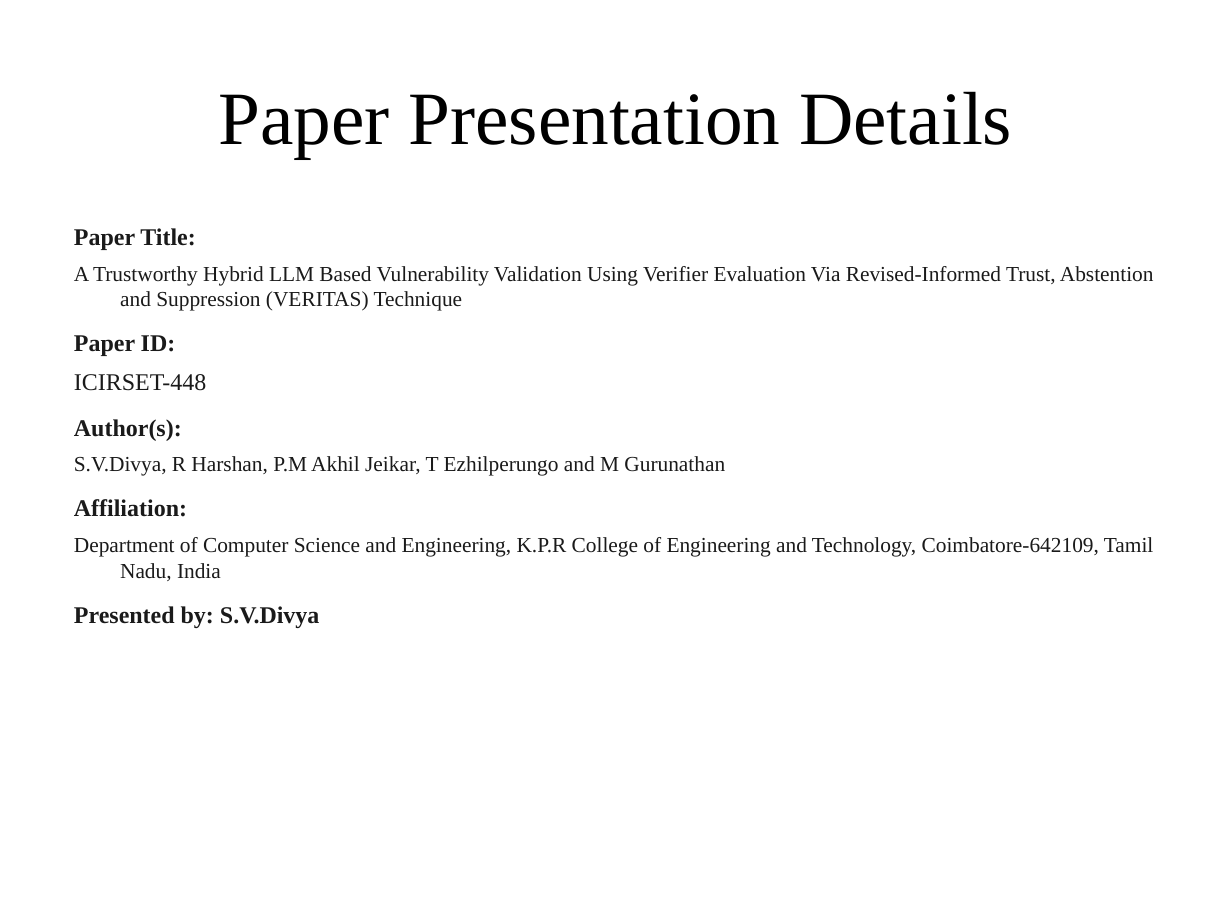
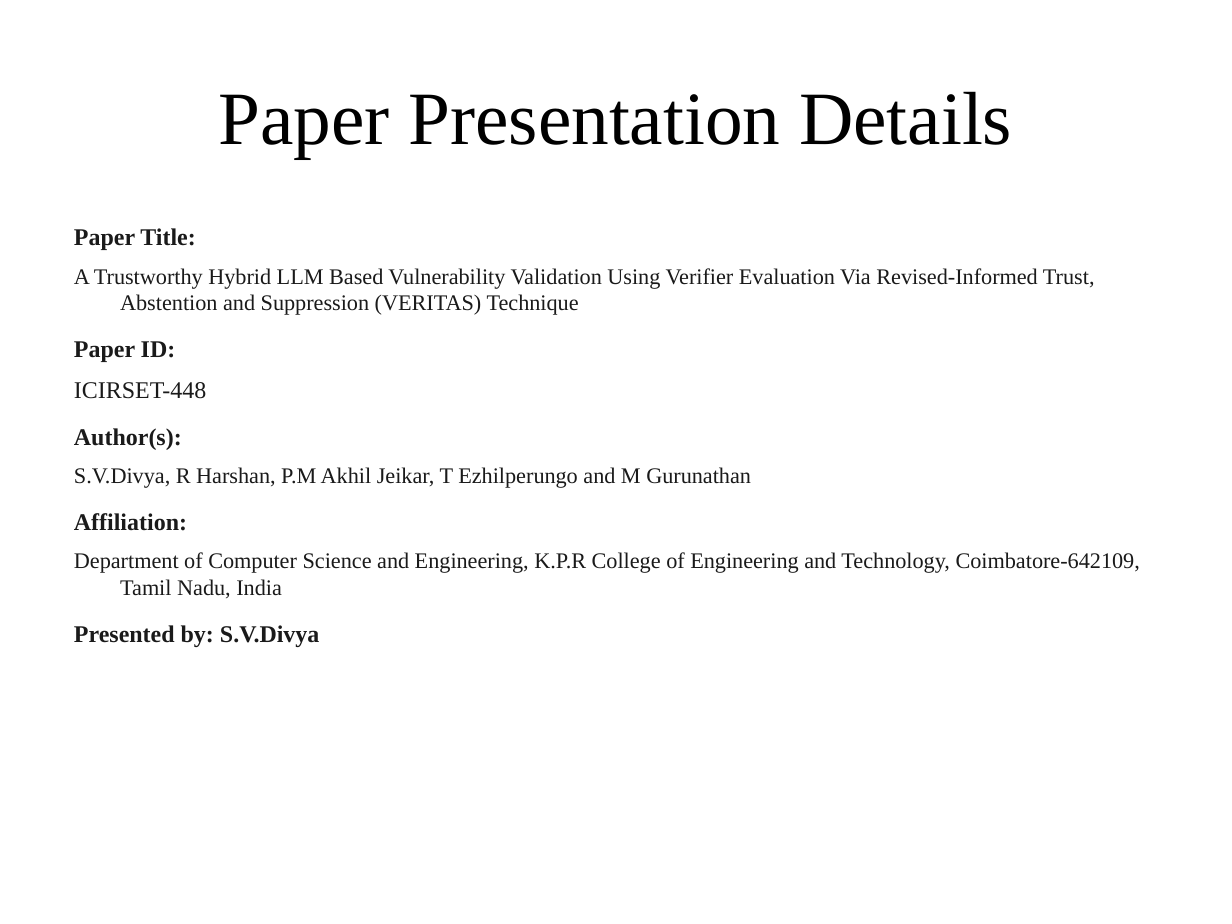
Before and after one commit to AmonWasHere/Proto, a slide deck: slide 2 of paper/ICIRSET-26_VERITAS_Presentation.pptx. Drawn at 1232x924 pixels with LibreOffice and Linux fonts; fonts in the diff are those of the drawing. Boxes give left, top, right and bottom in pixels: in the first picture for what was removed or moved away, otherwise in the second. Text is boxed around its words. In the diff, an @@ line names an element or a change of style, - is before the commit and + after.

```diff
--- a/paper/ICIRSET-26_VERITAS_Presentation.pptx
+++ b/paper/ICIRSET-26_VERITAS_Presentation.pptx
@@ text "Paper Title:" at bbox=[74, 228, 1140, 647]: size 12.5 to 13 pt in "A Trustworthy Hybrid LLM Based Vulnerability Validation ...", "S.V.Divya, R Harshan, P.M Akhil Jeikar, T ...", "Department of Computer Science and Engineering, K.P.R ..."; more space between paragraphs @@
```
Also in this commit, not shown: 5 other slides changed, 6 slides added, 8 slides removed, 1 other file.
